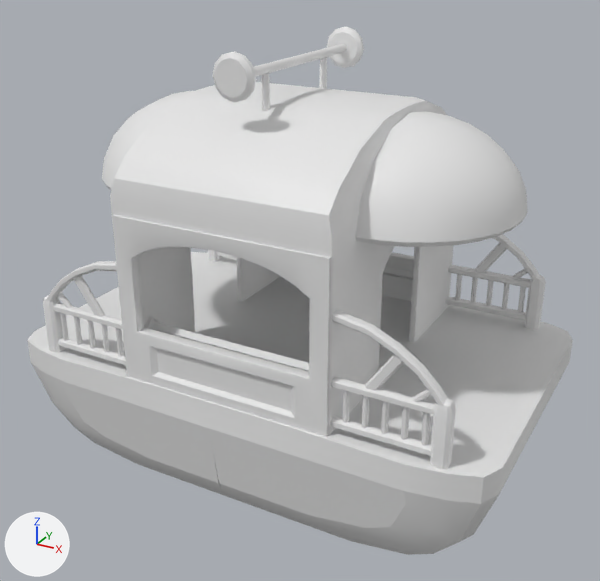
Before and after pictures for a commit that changed the FBX model Assets/3D_Assets/Enviro/Meshes/téléphérique_petit.fbx.
Before and after are seen from a camera (50 mm lens) standing at (9.16, -18.06, 9.41) and looking at (0.32, -1.99, 1.38). The axes (+X, +Y, +Z) are drawn at lower left. The lights are the same throughout. Where no turn or scale is listed for an object, it has been applied to the vertices.
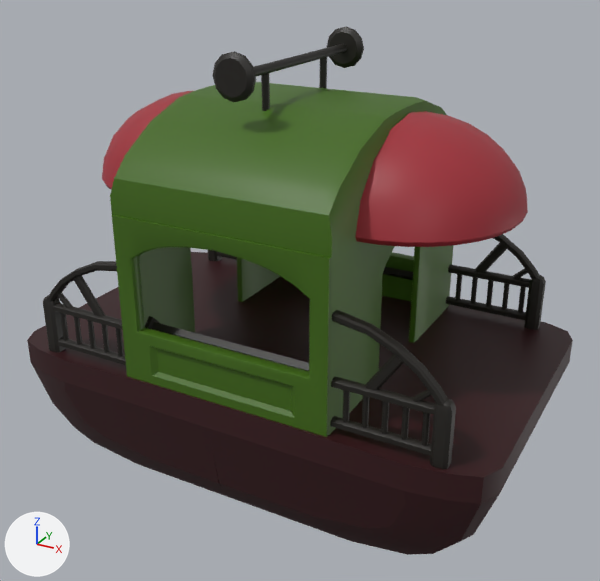
Where the newer file only moved an object's origin or applied its transform, the numbers keep the older frame.

The change, as JSON lines over the scene's bpy script:
```json
{"op": "add", "block": "mat_material_003", "code": ["mat_material_003 = principled_material('Material.003')", "mat_material_003.base_color = (0.0123, 0.0102, 0.00728)  # black #1d1a15"]}
{"op": "add", "block": "mat_material_009", "code": ["mat_material_009 = principled_material('Material.009')", "mat_material_009.base_color = (0.0331, 0.00382, 0.00591)  # dark red #330c12"]}
{"op": "add", "block": "mat_material_006", "code": ["mat_material_006 = principled_material('Material.006')", "mat_material_006.base_color = (0.0512, 0.138, 0.00426)  # dark green #40680e"]}
{"op": "add", "block": "mat_material_010", "code": ["mat_material_010 = principled_material('Material.010')", "mat_material_010.base_color = (0.355, 0.0233, 0.0356)  # red #a12a35"]}
{"block": "me_cube_004", "where": "me_cube_004.from_pydata(...)  # 988 vertices, 652 faces; spans x 7.4..17.53, y 0.36..7.47, z -1.23..1.53"}
{"block": "me_cube_004", "where": "# used by ob_cube_008; location = (-12.23, -5.68, 1.16)"}
{"block": "me_cube_004", "change": "me_cube_004 part 1: 652 faces spanning x 7.4..17.53, y 0.36..7.47, z -1.23..1.53 switch from no material to mat_material_003 (black #1d1a15)"}
{"block": "me_cube_016", "where": "me_cube_016.from_pydata(...)  # 424 vertices, 400 faces; spans x -2.59..2.59, y -3.57..3.57, z -4.14..1.91"}
{"op": "add", "block": "me_cube_016", "code": "me_cube_016.materials.append(mat_material_006)  # dark green #40680e"}
{"block": "me_cylinder_002", "where": "me_cylinder_002.from_pydata(...)  # 144 vertices, 124 faces; spans x -0.48..0.48, y -3.83..1.32, z -0.48..0.48"}
{"op": "add", "block": "me_cylinder_002", "code": "me_cylinder_002.materials.append(mat_material_003)  # black #1d1a15"}
{"block": "me_cube_014", "where": "me_cube_014.from_pydata(...)  # 32 vertices, 16 faces; spans x -0.08..0.08, y -2.67..0.13, z -0.62..0.28"}
{"op": "add", "block": "me_cube_014", "code": "me_cube_014.materials.append(mat_material_003)  # black #1d1a15"}
{"block": "me_cube_005", "where": "me_cube_005.from_pydata(...)  # 129 vertices, 111 faces; spans x -5.86..6.21, y -7.52..0.04, z -3.05..0.0"}
{"op": "add", "block": "me_cube_005", "code": "me_cube_005.materials.append(mat_material_009)  # dark red #330c12"}
{"block": "me_cylinder_003", "where": "me_cylinder_003.from_pydata(...)  # 48 vertices, 40 faces; spans x -6.87..-2.02, y -5.91..0.24, z -0.24..0.24"}
{"op": "add", "block": "me_cylinder_003", "code": "me_cylinder_003.materials.append(mat_material_003)  # black #1d1a15"}
{"block": "me_sphere_001", "where": "me_sphere_001.from_pydata(...)  # 360 vertices, 368 faces; spans x -2.53..7.76, y -2.58..2.58, z -0.05..2.0"}
{"op": "add", "block": "me_sphere_001", "code": "me_sphere_001.materials.append(mat_material_010)  # red #a12a35"}
{"block": "me_cube_015", "where": "me_cube_015.from_pydata(...)  # 304 vertices, 304 faces; spans x -0.2..4.91, y -0.1..7.16, z -2.47..1.72"}
{"block": "me_cube_015", "where": "# used by ob_cube_006; location = (-2.11, -5.29, 2.12)"}
{"block": "me_cube_015", "change": "me_cube_015 part 2: 304 faces spanning x -0.2..4.91, y -0.1..7.16, z -2.47..1.72 switch from no material to mat_material_006 (dark green #40680e)"}
```

What differs and where, as boxes [x1, y1, x2, y2] in the pictures (600 x 581 px):
```json
{"object": "Cube.009", "change": "recoloured", "before": [27, 252, 573, 555], "after": [27, 252, 573, 555]}
{"object": "Cube.007", "change": "recoloured", "before": [110, 82, 453, 435], "after": [110, 82, 453, 435], "on screen": "white to green"}
{"object": "Sphere.001", "change": "recoloured", "before": [102, 91, 528, 247], "after": [102, 91, 528, 247], "on screen": "white to red"}
{"object": "Cylinder.002", "change": "recoloured", "before": [213, 27, 364, 102], "after": [213, 27, 364, 102], "on screen": "grey to black"}
{"object": "Cylinder.003", "change": "recoloured", "before": [145, 267, 413, 371], "after": [145, 267, 413, 371], "on screen": "white to grey"}
{"object": "Cube.005", "change": "recoloured", "before": [261, 57, 327, 111], "after": [261, 57, 327, 111], "on screen": "grey to black"}
{"part": 1, "of": "me_cube_004", "change": "recoloured", "before": [43, 234, 546, 470], "after": [43, 234, 546, 470], "on screen": "grey to black"}
{"part": 2, "of": "me_cube_015", "change": "recoloured", "before": [112, 215, 454, 437], "after": [112, 215, 454, 437], "on screen": "grey to green"}
```
